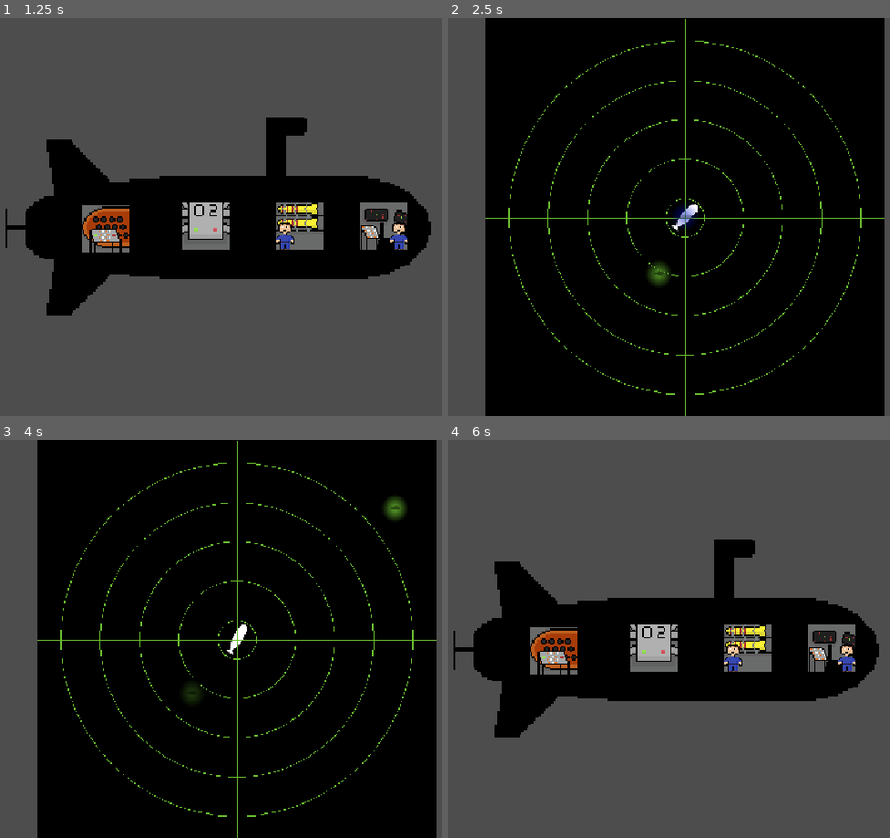
Above: before the commit, frames 1-4 (two rows, left to right).
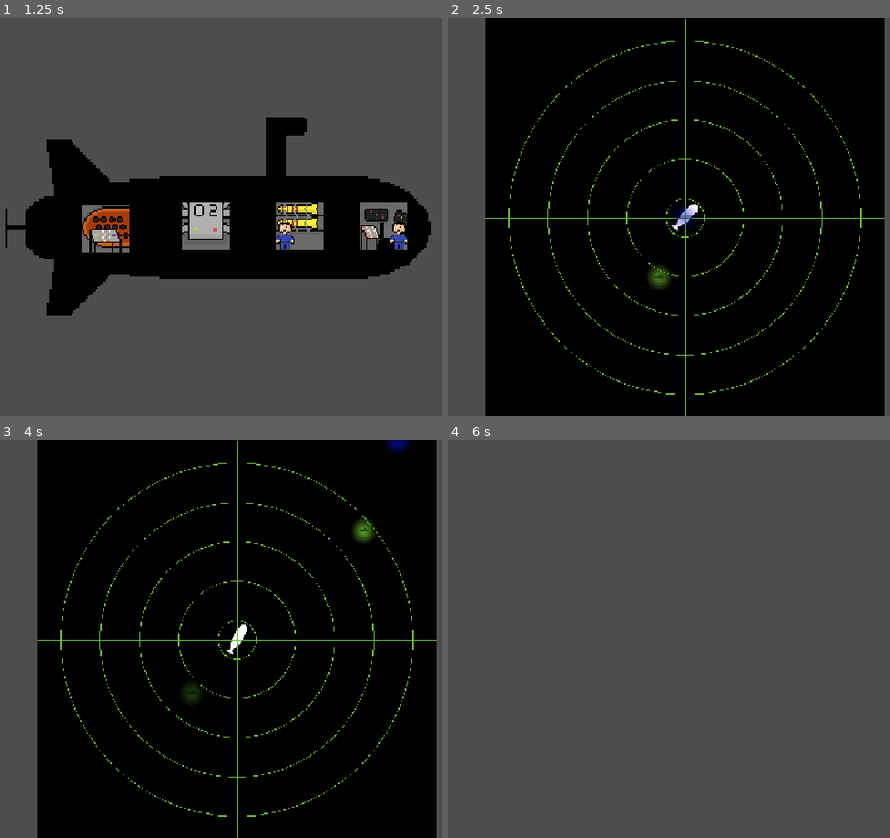
Above: after the commit, the same moments.

Repository: AJISGit/Ludum-Dare-60-Game
Game: Godot game, scene res://scenes/main_scene.tscn
The game is run twice, just before and just after one commit, with the same random seed, the same clock (stepped at 60 frames per second) and the same inputs. The engine's default icon, where the game draws it, is replaced by a stand-in: a white triangle on a blue panel in a dark square. Sound files missing from this copy of the repository are replaced by a short silence.
Inputs (mouse positions are in pixels of both pictures, inside the frame that each line leads up to):
- Up to frame 1 (1.25 s): tap Enter at 0.5 s; move the mouse to (106, 228) at 0.52 s; hold D (phys_sub_right) from 0.53 s (still down); hold Shift (break) from 0.53 s (still down)
- Up to frame 2 (2.5 s): tap Space (switch_view) at 1.25 s; move the mouse to (748, 228) at 1.27 s; release D (phys_sub_right) at 1.28 s; release Shift (break) at 1.28 s; hold S (phys_sub_down) 1.28-2.03 s; tap Shift (break) at 1.35, 2.3 s; tap Enter at 2 s; move the mouse to (757, 129) at 2.02 s; press the mouse at (757, 129) at 2.03 s; hold D (phys_sub_right) from 2.03 s (still down)
- Up to frame 3 (4 s): move the mouse to (198, 718) at 2.77 s; release D (phys_sub_right) at 2.78 s; release the mouse at (198, 718) at 2.78 s; hold W (phys_sub_up) 2.78-3.53 s; tap Space (switch_view) at 2.85, 3.5 s; tap Shift (break) at 3.05 s; move the mouse to (203, 650) at 3.52 s; hold A (phys_sub_left) from 3.53 s (still down); hold Shift (break) from 3.53 s (still down)
- Up to frame 4 (6 s): move the mouse to (465, 579) at 4.27 s; release Shift (break) at 4.28 s; tap Shift (break) at 4.35, 5.3 s; move the mouse to (722, 639) at 5.02 s; release A (phys_sub_left) at 5.03 s; press the mouse at (722, 639) at 5.03 s; hold S (phys_sub_down) 5.03-5.78 s; move the mouse to (576, 539) at 5.77 s; release the mouse at (576, 539) at 5.78 s; hold D (phys_sub_right) from 5.78 s (still down); tap Space (switch_view) at 5.85 s

Frame 1 is identical in both runs. In frame 2, 0.2% of the frame differs, in the area x 45-50%, y 61-69%; in frame 3, 0.6%; in frame 4, 24%, in the area x 1-98%, y 25-75%.

Commit message:
Give the ability to break

Diff:
--- a/scripts/physicalsub.gd
+++ b/scripts/physicalsub.gd
@@ -106,6 +106,9 @@
 		if (get_parent().visible):
 			move_rotation += 90.0 * delta
 
+	if (Input.is_action_pressed("break")):
+		velocity = Vector2(0.0, 0.0)
+
 
 	velocity.x = clampf(velocity.x, -max_velocity, max_velocity)
 	velocity.y = clampf(velocity.y, -max_velocity, max_velocity)
